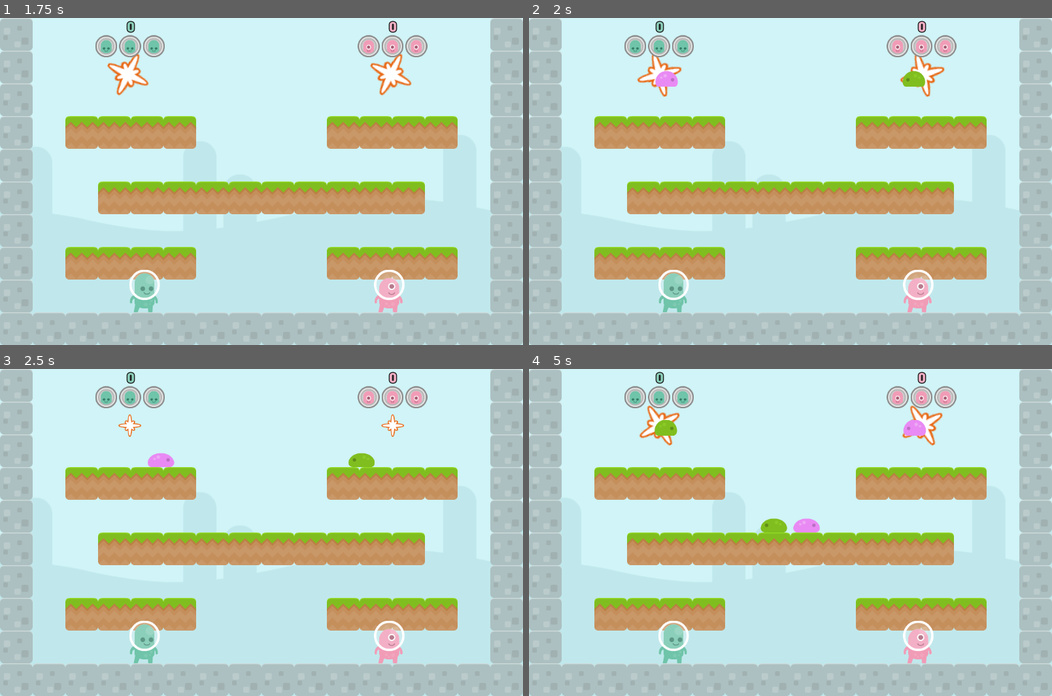
Above: before the commit, frames 1-4 (two rows, left to right).
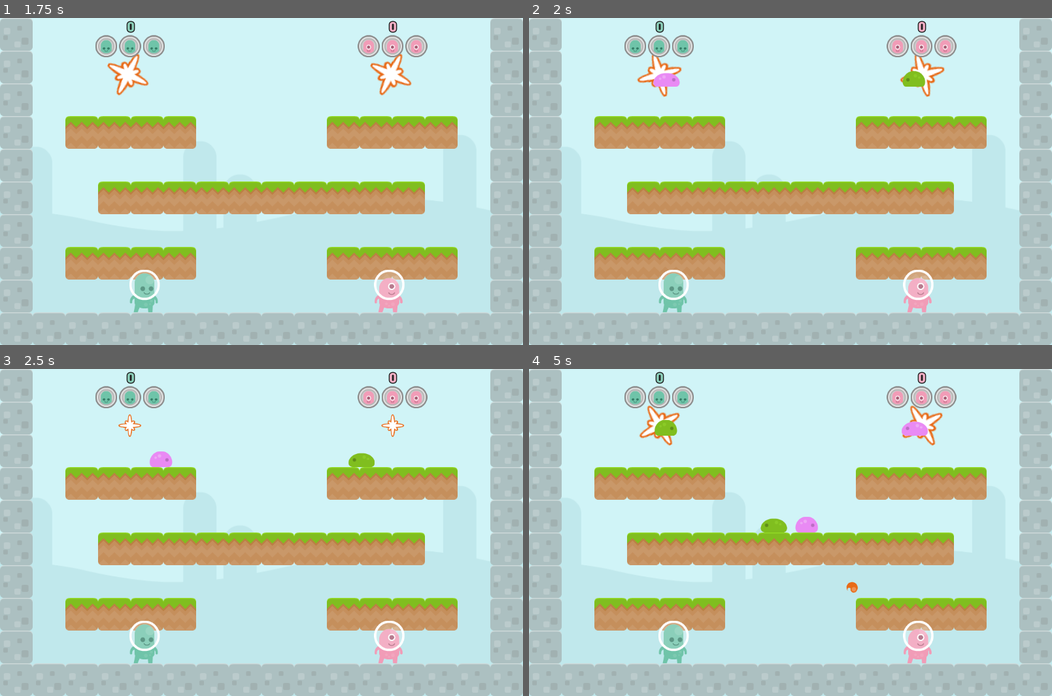
Above: after the commit, the same moments.

Repository: doctor-g/AltNaGaDeMon2021
Game: Godot game, scene res://World/World.tscn
The game is run twice, just before and just after one commit, with the same random seed, the same clock (stepped at 60 frames per second) and the same inputs.
Inputs:
- Up to frame 1 (1.75 s): tap Enter at 0.5 s
- Up to frame 2 (2 s): no input
- Up to frame 3 (2.5 s): no input
- Up to frame 4 (5 s): no input

Frame 1 is identical in both runs. In frame 2, less than 0.1% of the frame differs, in the area x 23-29%, y 16-21%; in frame 3, less than 0.1%; in frame 4, 0.2%, in the area x 50-77%, y 15-69%.

Commit message:
Make pink slimes shoot fireballs

Diff:
--- /dev/null
+++ b/project/Enemies/Slime/Fireball.gd
@@ -0,0 +1,5 @@
+extends RigidBody2D
+
+# Remove this fireball when it falls off-screen
+func _on_VisibilityNotifier2D_screen_exited():
+	queue_free()
--- /dev/null
+++ b/project/Enemies/Slime/Fireball.tscn
@@ -0,0 +1,45 @@
+[gd_scene load_steps=5 format=2]
+
+[ext_resource path="res://Enemies/Slime/fireball.png" type="Texture" id=1]
+[ext_resource path="res://Enemies/Slime/Fireball.gd" type="Script" id=3]
+
+[sub_resource type="CircleShape2D" id=3]
+radius = 12.0
+
+[sub_resource type="Animation" id=2]
+resource_name = "spin"
+length = 0.5
+loop = true
+tracks/0/type = "value"
+tracks/0/path = NodePath("Sprite:rotation_degrees")
+tracks/0/interp = 1
+tracks/0/loop_wrap = true
+tracks/0/imported = false
+tracks/0/enabled = true
+tracks/0/keys = {
+"times": PoolRealArray( 0, 0.5 ),
+"transitions": PoolRealArray( 1, 1 ),
+"update": 0,
+"values": [ 0.0, 360.0 ]
+}
+
+[node name="Fireball" type="RigidBody2D" groups=["enemies"]]
+collision_layer = 4
+collision_mask = 0
+mass = 10.0
+gravity_scale = 20.0
+script = ExtResource( 3 )
+
+[node name="Sprite" type="Sprite" parent="."]
+texture = ExtResource( 1 )
+
+[node name="CollisionShape2D" type="CollisionShape2D" parent="."]
+shape = SubResource( 3 )
+
+[node name="AnimationPlayer" type="AnimationPlayer" parent="."]
+autoplay = "spin"
+anims/spin = SubResource( 2 )
+
+[node name="VisibilityNotifier2D" type="VisibilityNotifier2D" parent="."]
+
+[connection signal="screen_exited" from="VisibilityNotifier2D" to="." method="_on_VisibilityNotifier2D_screen_exited"]
--- /dev/null
+++ b/project/Enemies/Slime/PinkSlime.gd
@@ -0,0 +1,24 @@
+extends "res://Enemies/Slime/Slime.gd"
+
+const _FIREBALL := preload("res://Enemies/Slime/Fireball.tscn")
+
+export var impulse := 280.0
+
+onready var _fireball_timer := $FireballTimer
+
+func _on_FireballTimer_timeout():
+	var fireball : RigidBody2D = _FIREBALL.instance()
+	get_parent().add_child(fireball)
+	fireball.global_position = global_position
+	fireball.set_as_toplevel(true)
+	var left := direction.x < 0
+	fireball.apply_impulse(Vector2.ZERO, \
+		Vector2(-1 if left else 1, -1).normalized()  * impulse)
+
+
+func _set_captured(value:bool)->void:
+	._set_captured(value)
+	if value:
+		_fireball_timer.stop()
+	else:
+		_fireball_timer.start()
--- a/project/Enemies/Slime/PinkSlime.tscn
+++ b/project/Enemies/Slime/PinkSlime.tscn
@@ -2,7 +2,7 @@
 
 [ext_resource path="res://Enemies/Slime/slimePink_walk.png" type="Texture" id=1]
 [ext_resource path="res://Enemies/Slime/slimePink.png" type="Texture" id=2]
-[ext_resource path="res://Enemies/Slime/Slime.gd" type="Script" id=3]
+[ext_resource path="res://Enemies/Slime/PinkSlime.gd" type="Script" id=3]
 [ext_resource path="res://Enemies/fisheye_shader.tres" type="Material" id=4]
 
 [sub_resource type="SpriteFrames" id=1]
@@ -47,7 +47,7 @@
 "values": [ 1.0, 2.0, 1.0 ]
 }
 
-[node name="Slime" type="KinematicBody2D" groups=["enemies"]]
+[node name="PinkSlime" type="KinematicBody2D" groups=["enemies"]]
 collision_layer = 4
 script = ExtResource( 3 )
 
@@ -56,6 +56,7 @@
 position = Vector2( 1, -17 )
 frames = SubResource( 1 )
 animation = "walk"
+frame = 1
 playing = true
 
 [node name="CollisionShape2D" type="CollisionShape2D" parent="."]
@@ -65,3 +66,9 @@
 [node name="AnimationPlayer" type="AnimationPlayer" parent="."]
 anims/RESET = SubResource( 3 )
 anims/captured = SubResource( 4 )
+
+[node name="FireballTimer" type="Timer" parent="."]
+wait_time = 2.0
+autostart = true
+
+[connection signal="timeout" from="FireballTimer" to="." method="_on_FireballTimer_timeout"]
Binary file added: project/Enemies/Slime/fireball.png
Not shown, added: project/Enemies/Slime/fireball.png.import
